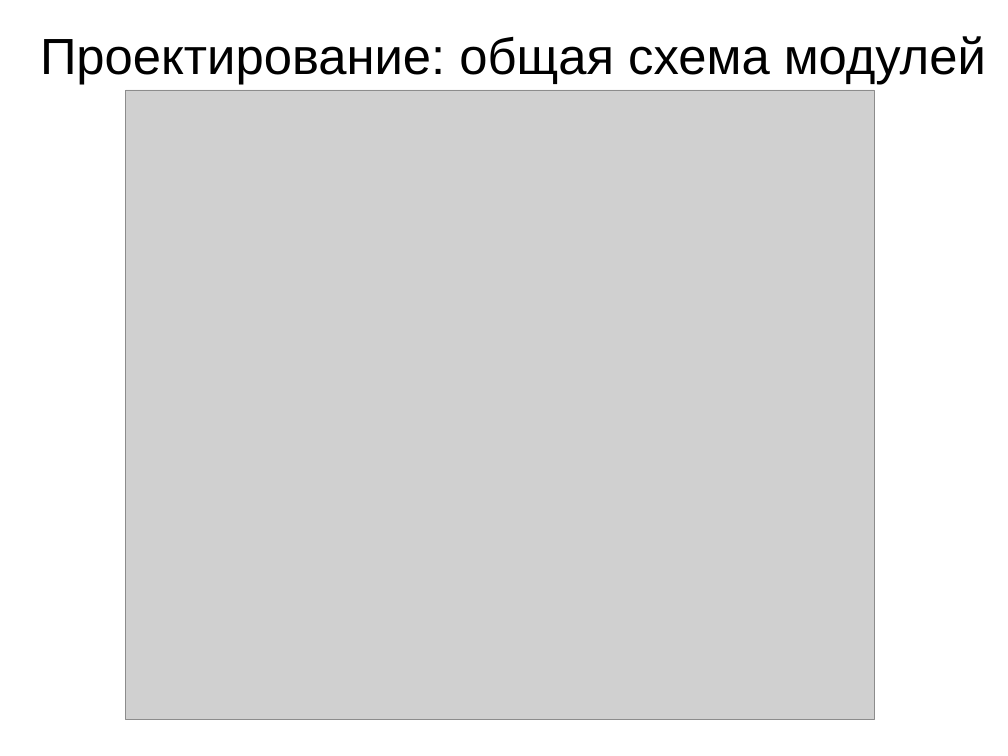
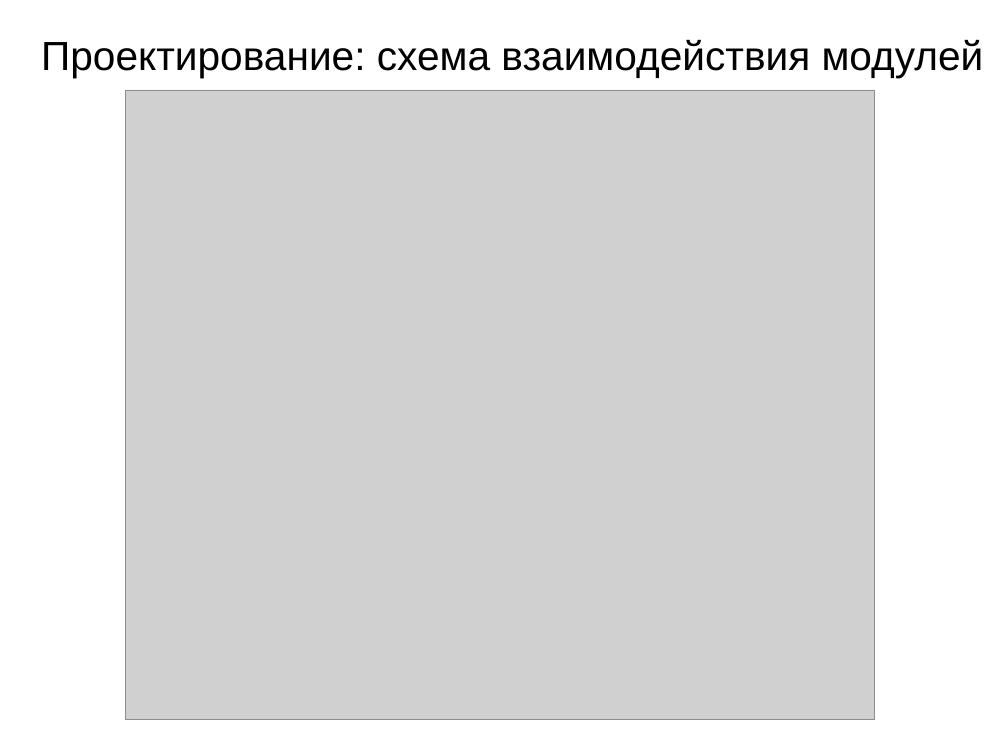
Before and after one commit to aeremenok/a-team-777, a slide deck: slide 13 of diploma/eav/diploma/demo.odp. Drawn at 1008x756 pixels with LibreOffice and Linux fonts; fonts in the diff are those of the drawing; grey boxes stand for pictures. Boxes give left, top, right and bottom in pixels: in the first picture for what was removed or moved away, otherwise in the second. Text is boxed around its words. In the diff, an @@ line names an element or a change of style, - is before the commit and + after.

```diff
--- a/diploma/eav/diploma/demo.odp
+++ b/diploma/eav/diploma/demo.odp
@@ title at <box>41,39,984,77</box>: text changed; size 40 to 32 pt @@
-Проектирование: общая схема модулей
+Проектирование: схема взаимодействия модулей
```
Also in this commit, not shown: 1 other slide changed.
